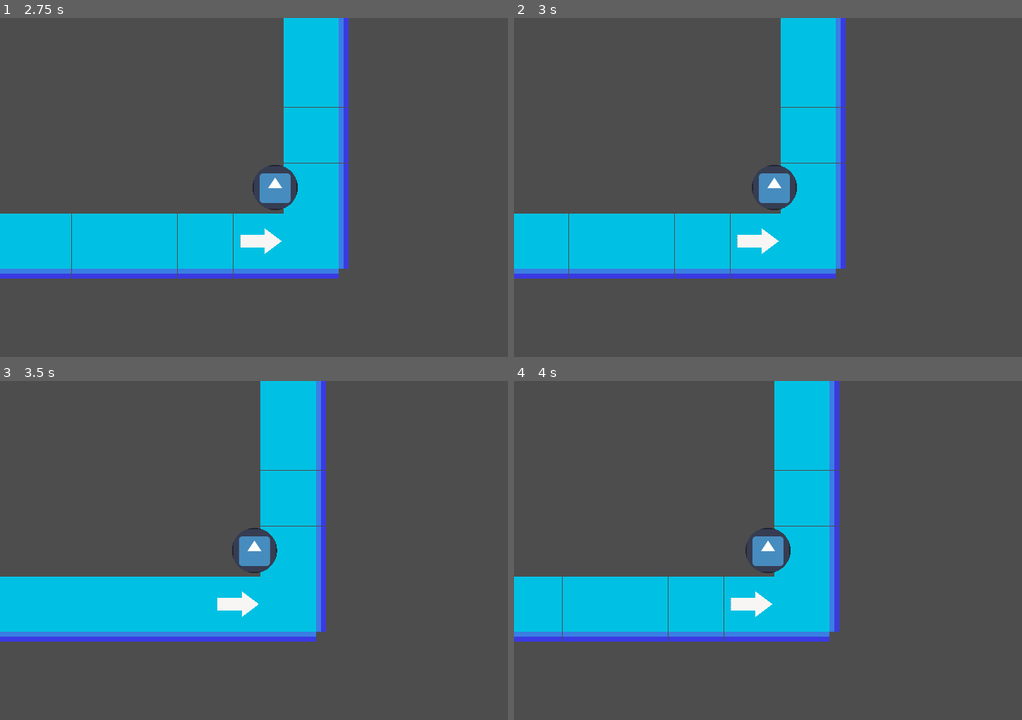
Above: before the commit, frames 1-4 (two rows, left to right).
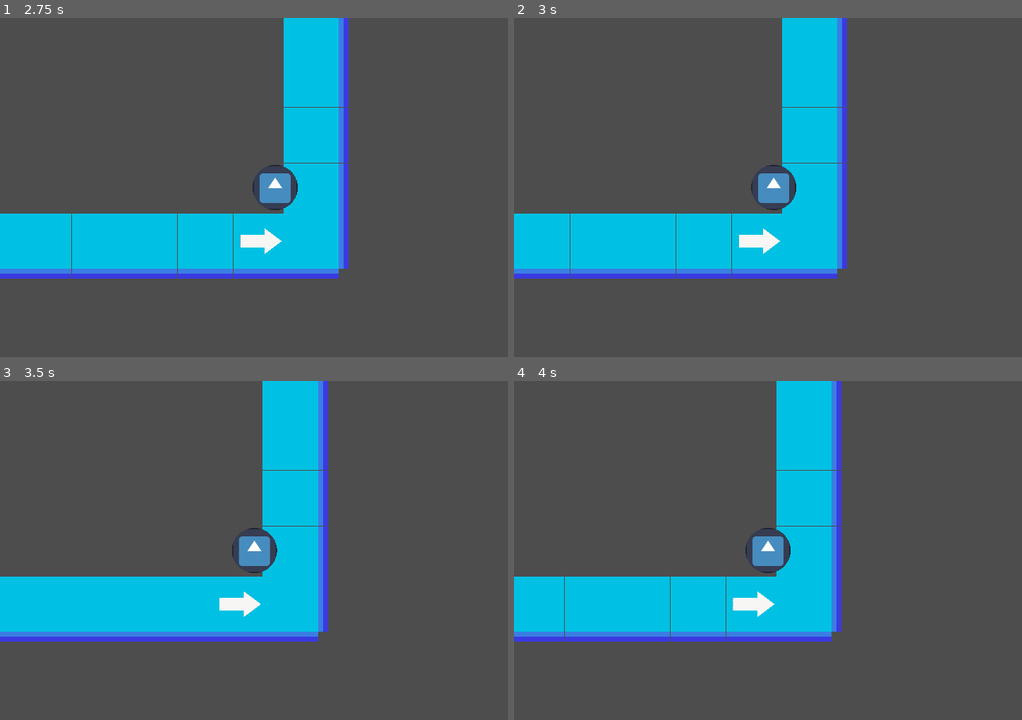
Above: after the commit, the same moments.

Repository: Timpan42/Italy-apl-game
Game: Godot game, scene res://Test-Scenes/Changin-Game-Direction.tscn
Two runs of this game, one before a commit and one after it. Both use one fixed random seed, a clock stepped at 60 frames per second and the inputs below. This scene is started directly instead of the project's main scene. The engine's default icon, where the game draws it, is replaced by a stand-in: a white triangle on a blue panel in a dark square.
Inputs:
- Up to frame 1 (2.75 s): tap Enter at 0.5 s; hold Up (up_input) 0.53-2.03 s; tap Space (start_input) at 0.6, 1.35, 2.1 s; hold A (left_input) from 2.03 s (still down)
- Up to frame 2 (3 s): keep holding A (left_input); tap Space (start_input) at 2.85 s
- Up to frame 3 (3.5 s): keep holding A (left_input)
- Up to frame 4 (4 s): release A (left_input) at 3.53 s; hold Down (down_input) from 3.53 s (still down); tap Space (start_input) at 3.6 s

Frame 1 is identical in both runs. In frame 2, 1.0% of the frame differs, in the area x 10-66%, y 0-77%; in frame 3, 1.2%; in frame 4, 1.3%, in the area x 9-65%, y 0-77%.

Commit message:
complited mapping level 1

Diff:
--- a/Levels/Level1.tscn
+++ b/Levels/Level1.tscn
@@ -41,7 +41,6 @@
 [node name="Up 5" parent="SectionHolder/Section 1" instance=ExtResource("5_487y3")]
 position = Vector2(3068.36, -877.579)
 rotation = 3.14159
-scale = Vector2(0.7, 0.7)
 sendingPlayerDirection = "down"
 
 [node name="Right 6" parent="SectionHolder/Section 1" instance=ExtResource("4_hhjhl")]
@@ -105,14 +104,122 @@
 position = Vector2(4978.33, -1296.13)
 
 [node name="Right 10" parent="SectionHolder/Section 2" instance=ExtResource("4_hhjhl")]
-position = Vector2(4978.33, -2218.61)
-rotation = 3.14159
-sendingPlayerDirection = "left"
+position = Vector2(4978.33, -2248.61)
+rotation = 3.14159
+sendingPlayerDirection = "left"
+
+[node name="Section 3" type="Node2D" parent="SectionHolder"]
+
+[node name="Left 1" parent="SectionHolder/Section 3" instance=ExtResource("6_eo70m")]
+position = Vector2(4441.25, -2176.61)
+rotation = 1.5708
+sendingPlayerDirection = "up"
+
+[node name="Right 2" parent="SectionHolder/Section 3" instance=ExtResource("4_hhjhl")]
+position = Vector2(4493.25, -2681.55)
+rotation = 3.14159
+sendingPlayerDirection = "left"
+
+[node name="Right 3" parent="SectionHolder/Section 3" instance=ExtResource("4_hhjhl")]
+position = Vector2(3536.28, -2619.55)
+rotation = 1.5708
+sendingPlayerDirection = "down"
+
+[node name="Left 4" parent="SectionHolder/Section 3" instance=ExtResource("6_eo70m")]
+position = Vector2(3588.28, -2096.55)
+
+[node name="Left 5" parent="SectionHolder/Section 3" instance=ExtResource("6_eo70m")]
+position = Vector2(3140.83, -2096.55)
+
+[node name="Left 6" parent="SectionHolder/Section 3" instance=ExtResource("6_eo70m")]
+position = Vector2(2233.26, -2096.55)
+
+[node name="Right 7" parent="SectionHolder/Section 3" instance=ExtResource("4_hhjhl")]
+position = Vector2(1716.27, -2156.55)
+rotation = 1.5708
+sendingPlayerDirection = "down"
+
+[node name="Left 8" parent="SectionHolder/Section 3" instance=ExtResource("6_eo70m")]
+position = Vector2(1766.27, -1674.51)
+
+[node name="Right 9" parent="SectionHolder/Section 3" instance=ExtResource("4_hhjhl")]
+position = Vector2(751.811, -1724.51)
+rotation = 1.5708
+sendingPlayerDirection = "down"
+
+[node name="Right 10" parent="SectionHolder/Section 3" instance=ExtResource("4_hhjhl")]
+position = Vector2(751.811, -1279.5)
+rotation = 1.5708
+sendingPlayerDirection = "down"
+
+[node name="Section 4" type="Node2D" parent="SectionHolder"]
+
+[node name="Left 1" parent="SectionHolder/Section 4" instance=ExtResource("6_eo70m")]
+position = Vector2(801.811, -980.028)
+
+[node name="Left 2" parent="SectionHolder/Section 4" instance=ExtResource("6_eo70m")]
+position = Vector2(596.764, -980.028)
+
+[node name="Left 3" parent="SectionHolder/Section 4" instance=ExtResource("6_eo70m")]
+position = Vector2(297.287, -1040.03)
+rotation = 1.5708
+sendingPlayerDirection = "up"
+
+[node name="Left 4" parent="SectionHolder/Section 4" instance=ExtResource("6_eo70m")]
+position = Vector2(297.287, -1270.06)
+rotation = 1.5708
+sendingPlayerDirection = "up"
+
+[node name="Up 5" parent="SectionHolder/Section 4" instance=ExtResource("5_487y3")]
+position = Vector2(369.287, -1737.53)
+rotation = 4.71239
+sendingPlayerDirection = "left"
+
+[node name="Right 6" parent="SectionHolder/Section 4" instance=ExtResource("4_hhjhl")]
+position = Vector2(87.288, -1737.53)
+rotation = 1.5708
+sendingPlayerDirection = "down"
+
+[node name="Left 7" parent="SectionHolder/Section 4" instance=ExtResource("6_eo70m")]
+position = Vector2(137.288, -1425.53)
+
+[node name="Left 8" parent="SectionHolder/Section 4" instance=ExtResource("6_eo70m")]
+position = Vector2(-80.268, -1425.53)
+
+[node name="Left 9" parent="SectionHolder/Section 4" instance=ExtResource("6_eo70m")]
+position = Vector2(-325.233, -1425.53)
+
+[node name="Left 10" parent="SectionHolder/Section 4" instance=ExtResource("6_eo70m")]
+position = Vector2(-530.221, -1425.53)
+
+[node name="Section 5" type="Node2D" parent="SectionHolder"]
+
+[node name="Left 1" parent="SectionHolder/Section 5" instance=ExtResource("6_eo70m")]
+position = Vector2(-1749.74, -1485.53)
+rotation = 1.5708
+sendingPlayerDirection = "up"
+
+[node name="Right 2" parent="SectionHolder/Section 5" instance=ExtResource("4_hhjhl")]
+position = Vector2(-1689.74, -2440.02)
+rotation = 3.14159
+sendingPlayerDirection = "left"
+
+[node name="Right 3" parent="SectionHolder/Section 5" instance=ExtResource("4_hhjhl")]
+position = Vector2(-2644.24, -2390.02)
+rotation = 1.5708
+sendingPlayerDirection = "down"
+
+[node name="Left 4" parent="SectionHolder/Section 5" instance=ExtResource("6_eo70m")]
+position = Vector2(-2604.24, -1495.04)
+
+[node name="Left 5" parent="SectionHolder/Section 5" instance=ExtResource("6_eo70m")]
+position = Vector2(-3631.73, -1505.04)
 
 [node name="Player" parent="." instance=ExtResource("4_glsv6")]
 gravity = 980
 movementSpeed = 150.0
 
+[connection signal="changePlayerStartPosition" from="GameManager" to="Player" method="_on_game_manager_change_player_start_position"]
 [connection signal="startGame" from="GameManager" to="AudioSyncPlayer" method="_on_game_manager_start_game"]
 [connection signal="playerCollide" from="AudioSyncPlayer" to="Player" method="_on_audio_sync_player_player_collide"]
 [connection signal="startGame" from="Player" to="GameManager" method="_on_player_start_game"]
--- /dev/null
+++ b/Prefabs/Platforms/Section-Generator.tscn
@@ -0,0 +1,15 @@
+[gd_scene load_steps=5 format=3 uid="uid://brivt1i4h7omc"]
+
+[ext_resource type="Script" path="res://Scripts/Platform/Section-Generator.gd" id="1_fxgh0"]
+[ext_resource type="PackedScene" uid="uid://cqp4i00n2gjgi" path="res://Prefabs/Platforms/Arrow-Platform-Left.tscn" id="2_a3bho"]
+[ext_resource type="PackedScene" uid="uid://e6oixedv2d0i" path="res://Prefabs/Platforms/Arrow-Platform-Right.tscn" id="3_qfmdw"]
+[ext_resource type="PackedScene" uid="uid://cvht4mdxk1qof" path="res://Prefabs/Platforms/Arrow-Platform-Up.tscn" id="4_1mcos"]
+
+[node name="SectionGenerator" type="Node2D"]
+script = ExtResource("1_fxgh0")
+
+[node name="Left 1" parent="." instance=ExtResource("2_a3bho")]
+
+[node name="Right 2" parent="." instance=ExtResource("3_qfmdw")]
+
+[node name="Up 3" parent="." instance=ExtResource("4_1mcos")]
--- a/Prefabs/player/Player.tscn
+++ b/Prefabs/player/Player.tscn
@@ -9,7 +9,7 @@
 shader_parameter/corner_scale = 1.0
 
 [sub_resource type="CapsuleShape2D" id="CapsuleShape2D_akn0j"]
-radius = 16.0
+radius = 22.0
 height = 126.0
 
 [node name="Player" type="CharacterBody2D"]
--- a/Scripts/Platform/Arrow-Platform.gd
+++ b/Scripts/Platform/Arrow-Platform.gd
@@ -2,6 +2,12 @@
 
 @export_enum("up", "down", "left", "right") var sendingPlayerDirection : String
 @export var turnOfGravity : bool = false
+
+func _get_sending_player_direction():
+	return sendingPlayerDirection
+
+func _get_turn_of_gravity():
+	return turnOfGravity
 
 func _on_body_exited(player):
 	player._exited_direction_block()
--- /dev/null
+++ b/Scripts/Platform/Section-Generator.gd
@@ -0,0 +1,6 @@
+extends Node2D
+
+func _ready():
+	_platform_generator()
+
+func _platform_generator():
--- a/Scripts/Player/Player.gd
+++ b/Scripts/Player/Player.gd
@@ -3,8 +3,6 @@
 
 @export var movementSpeed : float
 
-var collitionTimer = 0
-var placeInSong = 1
 var canMove = false
 var stopGravity = true
 
@@ -49,8 +47,6 @@
 		moveTime = false
 	else:
 		moveTimer += delta
-
-	collitionTimer += delta
 
 	move_and_slide()
 
@@ -126,8 +122,10 @@
 	onPerfect = true
 
 
-func _on_audio_sync_player_player_collide():
-	print(collitionTimer)
-	print(placeInSong)
-	placeInSong += 1
-	collitionTimer = 0
+func _on_audio_sync_player_player_collide(dataIndex : int, seconds: float):
+	print(seconds)
+	print(dataIndex)
+
+func _on_game_manager_change_player_start_position(pos, direction, turnOfGravity):
+	position = pos
+	_collide_with_direction_block(direction, turnOfGravity)
--- a/Scripts/Systems/Game.gd
+++ b/Scripts/Systems/Game.gd
@@ -1,17 +1,39 @@
 extends Node2D
 
+@export var startIndex : int
+@export var songOffset : float
+@export var xOffset : float
+@export var yOffset : float
+
+var minPlatform = 0
+var maxPlatform = 9
+var platformStart
 var gameStarted = false
 
-signal startGame()
+signal startGame(startIndex : int, songOffset : float)
+signal changePlayerStartPosition(pos : Vector2, direction : String, turnOfGravity : bool)
 
 func _process(delta):
 	if Input.is_action_just_pressed("escape_input"):
-		$SavePositionData._save_position_data()
 		get_tree().quit()
 
 func _on_player_start_game():
+	if(startIndex != 0):
+		for childeIndex in range($"../SectionHolder".get_child_count()):
+			if startIndex >= minPlatform && startIndex <= maxPlatform:
+				platformStart = $"../SectionHolder".get_child(childeIndex).get_child(startIndex - childeIndex * 10)
+				break
+			else:
+				minPlatform += 10
+				maxPlatform += 10
+		var pos = platformStart.position
+		pos = Vector2(pos.x + xOffset, pos.y + yOffset)
+		var direction = platformStart._get_sending_player_direction()
+		var turnOfGravity = platformStart._get_turn_of_gravity()
+		changePlayerStartPosition.emit(pos, direction, turnOfGravity)
+
 	gameStarted = true
-	startGame.emit()
+	startGame.emit(startIndex, songOffset)
 
 func _on_audio_sync_player_is_playing():
 	pass # Replace with function body.
--- a/Scripts/Systems/In-sync-audio.gd
+++ b/Scripts/Systems/In-sync-audio.gd
@@ -14,10 +14,9 @@
 
 var seconds
 var data : Array
-@export var startIndex : int
 var dataIndex = 0
 
-signal playerCollide()
+signal playerCollide(dataIndex : int, seconds : float)
 
 # Used by system clock.
 var time_begin
@@ -28,6 +27,7 @@
 		return
 
 	var time = 0.0
+
 	if sync_source == SyncSource.SYSTEM_CLOCK:
 		# Obtain from ticks.
 		time = (Time.get_ticks_usec() - time_begin) / 1000000.0
@@ -37,13 +37,13 @@
 		time = get_playback_position() + AudioServer.get_time_since_last_mix() - AudioServer.get_output_latency() + (1 / COMPENSATE_HZ) * COMPENSATE_FRAMES
 
 	seconds = time
+	if dataIndex < data.size():
+		if seconds >= data[dataIndex]:
+			playerCollide.emit(dataIndex, seconds)
+			dataIndex += 1
 
-	if seconds >= data[dataIndex]:
-		playerCollide.emit()
-		dataIndex += 1
-
-func _on_changingamedirection_start_game():
-	sync_source = SyncSource.SYSTEM_CLOCK
+func _on_changingamedirection_start_game(startIndex : int):
+	sync_source = SyncSource.SOUND_CLOCK
 	time_begin = Time.get_ticks_usec()
 	time_delay = AudioServer.get_time_to_next_mix() + AudioServer.get_output_latency()
 	data = $BlockTiming._load_level_data("time")
@@ -54,14 +54,15 @@
 		play()
 	isPlaying.emit()
 
-func _on_game_manager_start_game():
-	sync_source = SyncSource.SYSTEM_CLOCK
+func _on_game_manager_start_game(startIndex : int, songOffset : float):
+	sync_source = SyncSource.SOUND_CLOCK
 	time_begin = Time.get_ticks_usec()
 	time_delay = AudioServer.get_time_to_next_mix() + AudioServer.get_output_latency()
 	data = $BlockTiming._load_level_data("time")
 	dataIndex = startIndex
 	if dataIndex != 0:
-		play(data[dataIndex - 1])
+		var songTiming = data[dataIndex - 1] + songOffset
+		play(songTiming)
 	else:
 		play()
 	isPlaying.emit()
